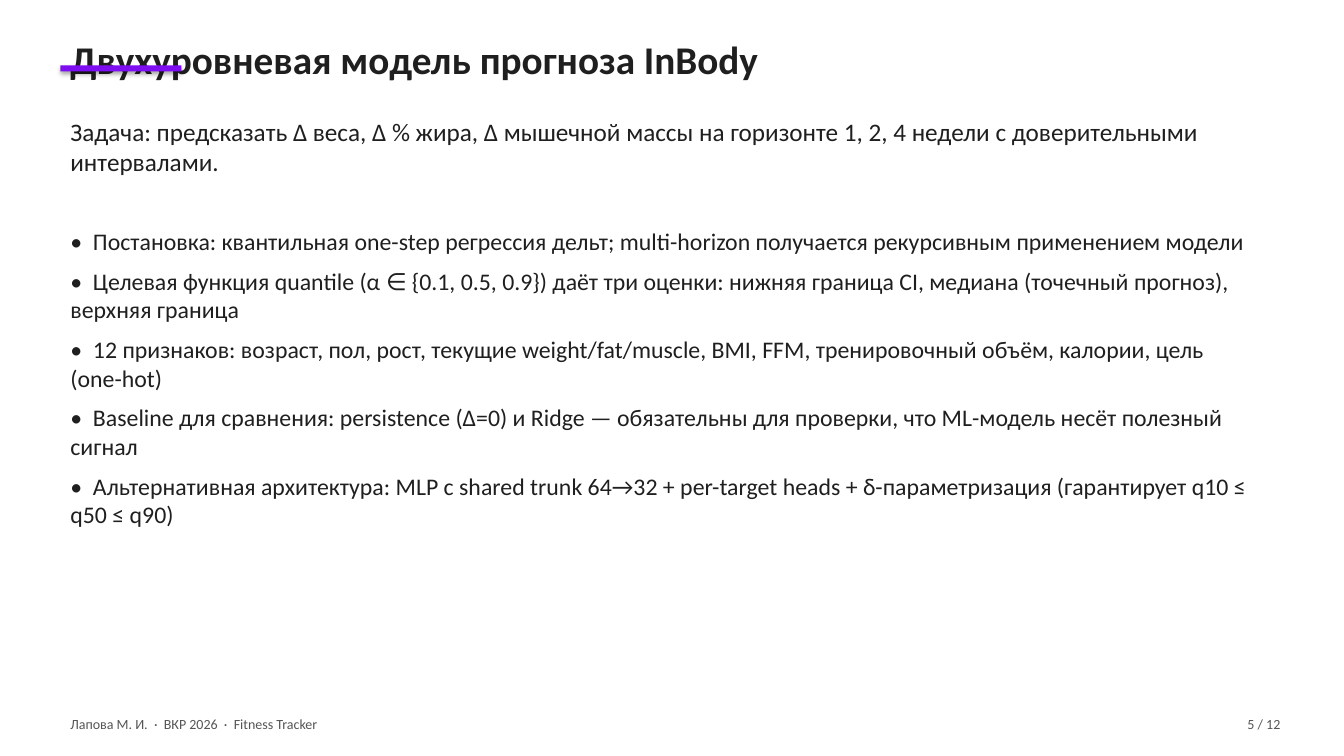
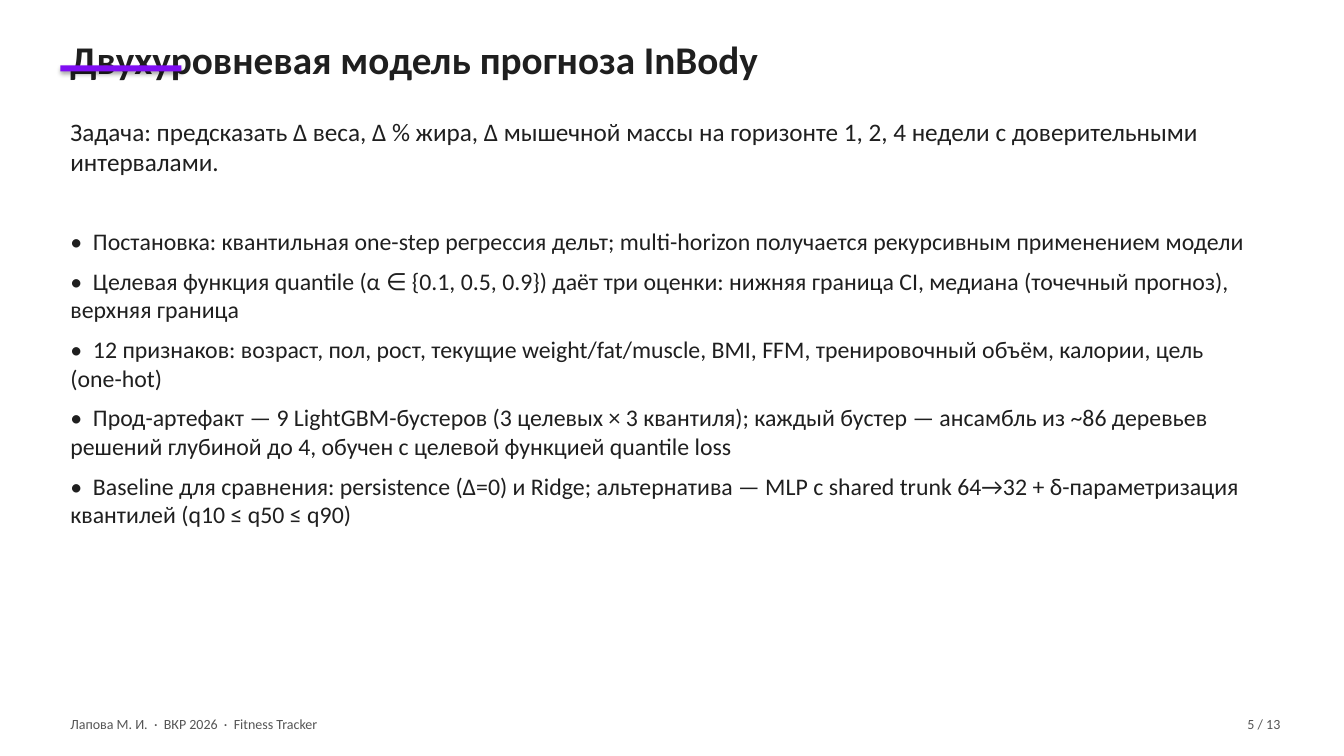
Before and after one commit to geox55/fitness-tracker, a slide deck: slide 5 of docs/thesis/presentation-maria.pptx. Drawn at 1344x756 pixels with LibreOffice and Linux fonts; fonts in the diff are those of the drawing. Boxes give left, top, right and bottom in pixels: in the first picture for what was removed or moved away, otherwise in the second. Text is boxed around its words. In the diff, an @@ line names an element or a change of style, - is before the commit and + after.

```diff
--- a/docs/thesis/presentation-maria.pptx
+++ b/docs/thesis/presentation-maria.pptx
@@ text at [70, 408, 1239, 527]: text changed @@
-• Baseline для сравнения: persistence (Δ=0) и Ridge — обязательны для проверки, что ML-модель несёт полезный сигнал
-• Альтернативная архитектура: MLP с shared trunk 64→32 + per-target heads + δ-параметризация (гарантирует q10 ≤ q50 ≤ q90)
+• Прод-артефакт — 9 LightGBM-бустеров (3 целевых × 3 квантиля); каждый бустер — ансамбль из ~86 деревьев решений глубиной до 4, обучен с целевой функцией quantile loss
+• Baseline для сравнения: persistence (Δ=0) и Ridge; альтернатива — MLP с shared trunk 64→32 + δ-параметризация квантилей (q10 ≤ q50 ≤ q90)
@@ text at [1247, 720, 1280, 729]: text changed @@
-5 / 12
+5 / 13
```
Also in this commit, not shown: 9 other slides changed, 1 slide added, 2 other files.
